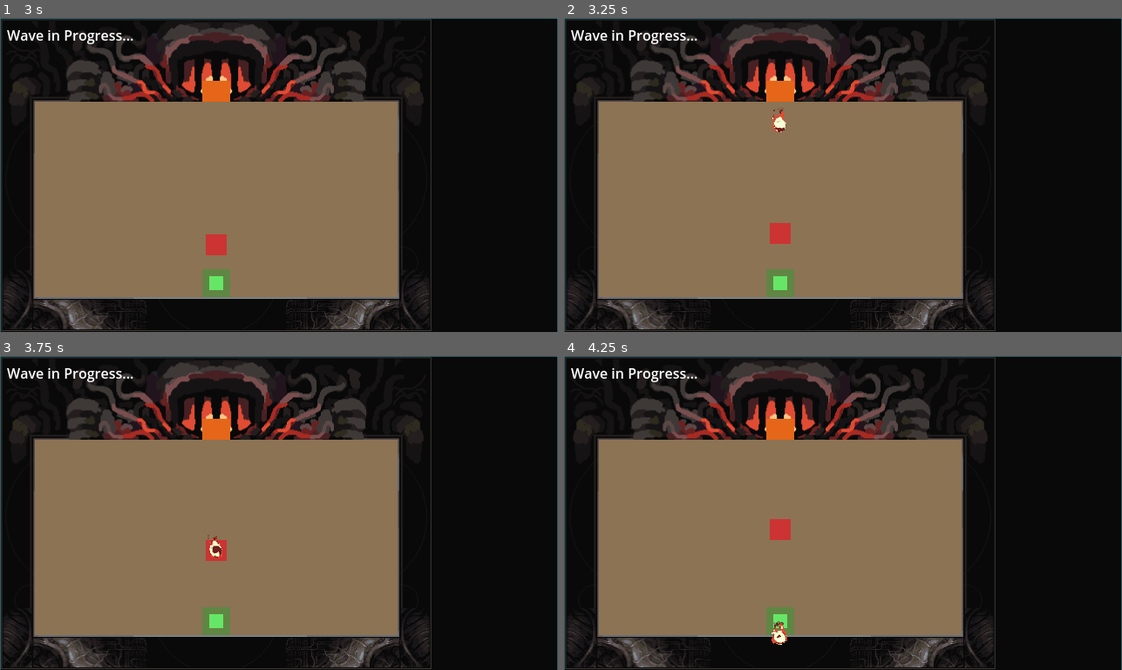
Above: before the commit, frames 1-4 (two rows, left to right).
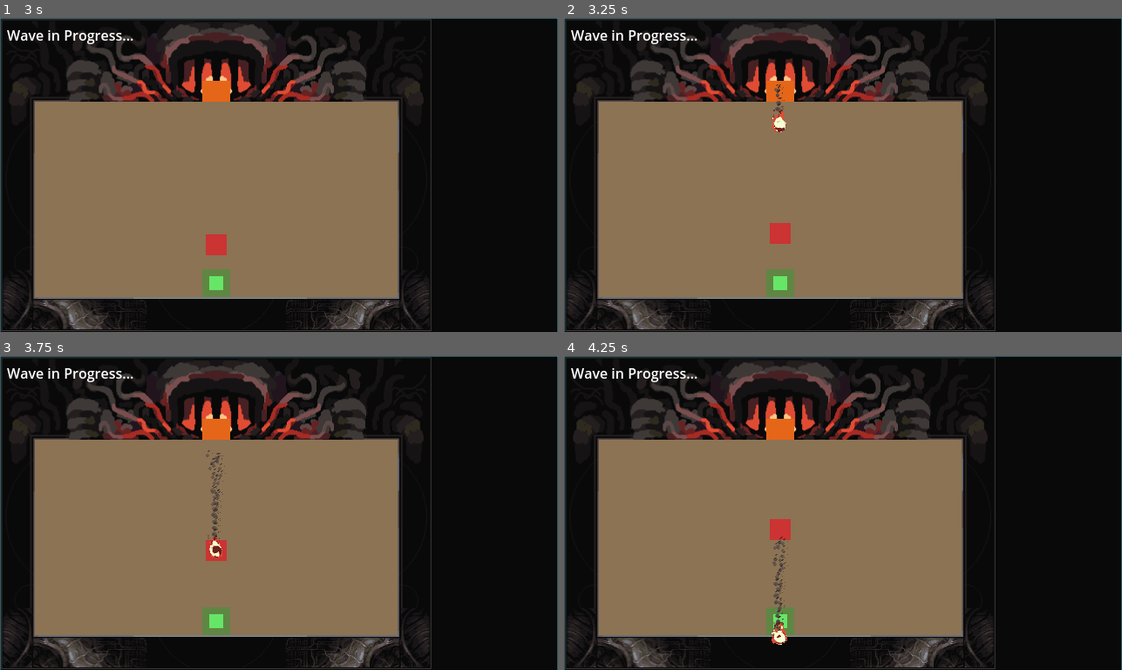
Above: after the commit, the same moments.

Repository: Arcane-Laboratory/Furnace
Game: Godot game, scene res://scenes/ui/title_screen.tscn
The game is run twice, just before and just after one commit, with the same random seed, the same clock (stepped at 60 frames per second) and the same inputs. Sound files missing from this copy of the repository are replaced by a short silence.
Inputs (mouse positions are in pixels of both pictures, inside the frame that each line leads up to):
- Up to frame 1 (3 s): tap Enter at 0.5 s; move the mouse to (401, 159) at 0.52 s; tap P at 0.6 s; click (401, 159) at 0.67 s; click "Start Game" at 1.25 s; click "Start" at 2 s; drag from (167, 190) to (217, 253) at 2.77 s
- Up to frame 2 (3.25 s): no input
- Up to frame 3 (3.75 s): move the mouse to (334, 443) at 3.52 s; tap P at 3.6 s; click (334, 443) at 3.67 s
- Up to frame 4 (4.25 s): no input

Frame 1 is identical in both runs. In frame 2, less than 0.1% of the frame differs, in the area x 37-40%, y 21-32%; in frame 3, 0.2%, in the area x 36-41%, y 30-59%; in frame 4, 0.2%.

Commit message:
Update smoke particle settings: constant scale, constant opacity, random 90-degree rotation
- Set scale_min and scale_max to 1.0 for constant particle size
- Removed color_ramp for constant opacity (no fade)
- Added Curve resource to quantize rotation to multiples of 90 degrees (0°, 90°, 180°, 270°)
- Set angular_velocity to 0 for no rotation after spawn

Diff:
--- a/godot/resources/levels/level_0.tres
+++ b/godot/resources/levels/level_0.tres
@@ -1,19 +1,15 @@
-[gd_resource type="Resource" script_class="LevelData" load_steps=5 format=3 uid="uid://debug_level_0"]
+[gd_resource type="Resource" script_class="LevelData" load_steps=5 format=3 uid="uid://dqmm3aga5hyk5"]
 
 [ext_resource type="Script" uid="uid://bbkvpakf3hhjq" path="res://scripts/resources/level_data.gd" id="1"]
 [ext_resource type="Script" uid="uid://oi70e4rojnys" path="res://scripts/resources/enemy_wave_entry.gd" id="2"]
 
 [sub_resource type="Resource" id="Resource_debug1"]
 script = ExtResource("2")
-enemy_type = 0
-spawn_point = 0
-delay = 0.0
 metadata/_custom_type_script = "uid://oi70e4rojnys"
 
 [sub_resource type="Resource" id="Resource_debug2"]
 script = ExtResource("2")
 enemy_type = 1
-spawn_point = 0
 delay = 3.0
 metadata/_custom_type_script = "uid://oi70e4rojnys"
 
@@ -23,11 +19,6 @@
 level_name = "Debug Level"
 starting_resources = 1000
 spawn_points = Array[Vector2i]([Vector2i(6, 6)])
-furnace_position = Vector2i(6, 0)
-terrain_blocked = Array[Vector2i]([])
-preset_walls = Array[Vector2i]([])
-preset_runes = Array[Dictionary]([])
 enemy_waves = Array[ExtResource("2")]([SubResource("Resource_debug1"), SubResource("Resource_debug2")])
-allowed_runes = Array[int]([])
+par_time_seconds = 999.0
 hint_text = "[DEBUG] Test level with all items unlocked and invincibility enabled."
-par_time_seconds = 999.0
--- a/godot/resources/levels/level_1.tres
+++ b/godot/resources/levels/level_1.tres
@@ -5,36 +5,23 @@
 
 [sub_resource type="Resource" id="Resource_sfdh2"]
 script = ExtResource("2")
-enemy_type = 0
-spawn_point = 0
-delay = 0.0
 metadata/_custom_type_script = "uid://oi70e4rojnys"
 
 [sub_resource type="Resource" id="Resource_yc005"]
 script = ExtResource("2")
 enemy_type = 1
-spawn_point = 0
 delay = 2.0
 metadata/_custom_type_script = "uid://oi70e4rojnys"
 
 [sub_resource type="Resource" id="Resource_117ja"]
 script = ExtResource("2")
-enemy_type = 0
-spawn_point = 0
 delay = 4.0
 metadata/_custom_type_script = "uid://oi70e4rojnys"
 
 [resource]
 script = ExtResource("1")
-level_number = 1
 level_name = "Tutorial"
-starting_resources = 100
 spawn_points = Array[Vector2i]([Vector2i(6, 6)])
-furnace_position = Vector2i(6, 0)
-terrain_blocked = Array[Vector2i]([])
-preset_walls = Array[Vector2i]([])
-preset_runes = Array[Dictionary]([])
 enemy_waves = Array[ExtResource("2")]([SubResource("Resource_sfdh2"), SubResource("Resource_yc005"), SubResource("Resource_117ja")])
+hint_text = "Welcome! Place redirect runes to guide the fireball. Rotate them during build phase to change direction."
 allowed_runes = Array[int]([0, 2])
-hint_text = "Welcome! Place redirect runes to guide the fireball. Rotate them during build phase to change direction."
-par_time_seconds = 60.0
--- a/godot/resources/levels/level_2.tres
+++ b/godot/resources/levels/level_2.tres
@@ -1,27 +1,30 @@
-[gd_resource type="Resource" script_class="LevelData" load_steps=5 format=3]
+[gd_resource type="Resource" script_class="LevelData" load_steps=7 format=3 uid="uid://djjk58wud71p3"]
 
-[ext_resource type="Script" path="res://scripts/resources/level_data.gd" id="1"]
-[ext_resource type="Script" path="res://scripts/resources/enemy_wave_entry.gd" id="2"]
+[ext_resource type="Script" uid="uid://bbkvpakf3hhjq" path="res://scripts/resources/level_data.gd" id="1"]
+[ext_resource type="Script" uid="uid://oi70e4rojnys" path="res://scripts/resources/enemy_wave_entry.gd" id="2"]
 
 [sub_resource type="EnemyWaveEntry" id="EnemyWaveEntry_1"]
+resource_local_to_scene = false
+resource_name = ""
 script = ExtResource("2")
-enemy_type = 0
-spawn_point = 0
-delay = 0.0
 
 [sub_resource type="EnemyWaveEntry" id="EnemyWaveEntry_2"]
+resource_local_to_scene = false
+resource_name = ""
 script = ExtResource("2")
 enemy_type = 1
-spawn_point = 0
 delay = 1.5
 
 [sub_resource type="EnemyWaveEntry" id="EnemyWaveEntry_3"]
+resource_local_to_scene = false
+resource_name = ""
 script = ExtResource("2")
-enemy_type = 0
 spawn_point = 1
 delay = 2.0
 
 [sub_resource type="EnemyWaveEntry" id="EnemyWaveEntry_4"]
+resource_local_to_scene = false
+resource_name = ""
 script = ExtResource("2")
 enemy_type = 1
 spawn_point = 1
@@ -32,12 +35,8 @@
 level_number = 2
 level_name = "Challenge"
 starting_resources = 120
-spawn_points = [Vector2i(3, 6), Vector2i(9, 6)]
-furnace_position = Vector2i(6, 0)
-terrain_blocked = []
-preset_walls = []
-preset_runes = []
-enemy_waves = [SubResource("EnemyWaveEntry_1"), SubResource("EnemyWaveEntry_2"), SubResource("EnemyWaveEntry_3"), SubResource("EnemyWaveEntry_4")]
-allowed_runes = [0, 2, 3]
+spawn_points = Array[Vector2i]([Vector2i(3, 6), Vector2i(9, 6)])
+enemy_waves = Array[ExtResource("2")]([SubResource("EnemyWaveEntry_1"), SubResource("EnemyWaveEntry_2"), SubResource("EnemyWaveEntry_3"), SubResource("EnemyWaveEntry_4")])
+par_time_seconds = 90.0
 hint_text = "Fast enemies move quickly! Use reflect runes to bounce the fireball back at them."
-par_time_seconds = 90.0
+allowed_runes = Array[int]([0, 2, 3])
--- a/godot/resources/levels/level_3.tres
+++ b/godot/resources/levels/level_3.tres
@@ -1,39 +1,46 @@
-[gd_resource type="Resource" script_class="LevelData" load_steps=7 format=3]
+[gd_resource type="Resource" script_class="LevelData" load_steps=9 format=3 uid="uid://rohtxj3yyt53"]
 
-[ext_resource type="Script" path="res://scripts/resources/level_data.gd" id="1"]
-[ext_resource type="Script" path="res://scripts/resources/enemy_wave_entry.gd" id="2"]
+[ext_resource type="Script" uid="uid://bbkvpakf3hhjq" path="res://scripts/resources/level_data.gd" id="1"]
+[ext_resource type="Script" uid="uid://oi70e4rojnys" path="res://scripts/resources/enemy_wave_entry.gd" id="2"]
 
 [sub_resource type="EnemyWaveEntry" id="EnemyWaveEntry_1"]
+resource_local_to_scene = false
+resource_name = ""
 script = ExtResource("2")
-enemy_type = 0
-spawn_point = 0
-delay = 0.0
 
 [sub_resource type="EnemyWaveEntry" id="EnemyWaveEntry_2"]
+resource_local_to_scene = false
+resource_name = ""
 script = ExtResource("2")
 enemy_type = 1
 spawn_point = 1
 delay = 1.0
 
 [sub_resource type="EnemyWaveEntry" id="EnemyWaveEntry_3"]
+resource_local_to_scene = false
+resource_name = ""
 script = ExtResource("2")
 enemy_type = 2
 spawn_point = 2
 delay = 2.0
 
 [sub_resource type="EnemyWaveEntry" id="EnemyWaveEntry_4"]
+resource_local_to_scene = false
+resource_name = ""
 script = ExtResource("2")
-enemy_type = 0
-spawn_point = 0
 delay = 3.0
 
 [sub_resource type="EnemyWaveEntry" id="EnemyWaveEntry_5"]
+resource_local_to_scene = false
+resource_name = ""
 script = ExtResource("2")
 enemy_type = 1
 spawn_point = 1
 delay = 4.0
 
 [sub_resource type="EnemyWaveEntry" id="EnemyWaveEntry_6"]
+resource_local_to_scene = false
+resource_name = ""
 script = ExtResource("2")
 enemy_type = 2
 spawn_point = 2
@@ -44,12 +51,8 @@
 level_number = 3
 level_name = "Expert"
 starting_resources = 150
-spawn_points = [Vector2i(2, 6), Vector2i(6, 6), Vector2i(10, 6)]
-furnace_position = Vector2i(6, 0)
-terrain_blocked = []
-preset_walls = []
-preset_runes = []
-enemy_waves = [SubResource("EnemyWaveEntry_1"), SubResource("EnemyWaveEntry_2"), SubResource("EnemyWaveEntry_3"), SubResource("EnemyWaveEntry_4"), SubResource("EnemyWaveEntry_5"), SubResource("EnemyWaveEntry_6")]
-allowed_runes = [0, 2, 3, 4, 5]
+spawn_points = Array[Vector2i]([Vector2i(2, 6), Vector2i(6, 6), Vector2i(10, 6)])
+enemy_waves = Array[ExtResource("2")]([SubResource("EnemyWaveEntry_1"), SubResource("EnemyWaveEntry_2"), SubResource("EnemyWaveEntry_3"), SubResource("EnemyWaveEntry_4"), SubResource("EnemyWaveEntry_5"), SubResource("EnemyWaveEntry_6")])
+par_time_seconds = 120.0
 hint_text = "Tank enemies have high health. Use explosive runes to deal area damage, or acceleration runes to speed up your fireball!"
-par_time_seconds = 120.0
+allowed_runes = Array[int]([0, 2, 3, 4, 5])
--- a/godot/scenes/entities/fireball.tscn
+++ b/godot/scenes/entities/fireball.tscn
@@ -1,8 +1,27 @@
-[gd_scene load_steps=12 format=3 uid="uid://fireball"]
+[gd_scene load_steps=14 format=3 uid="uid://fireball"]
 
-[ext_resource type="Script" path="res://scripts/entities/fireball.gd" id="1_fireball"]
+[ext_resource type="Script" uid="uid://dk1qvnk8g8bku" path="res://scripts/entities/fireball.gd" id="1_fireball"]
 [ext_resource type="Texture2D" uid="uid://dtekhosid5ju4" path="res://assets/sprites/fireball.png" id="2_fireball"]
-[ext_resource type="Texture2D" path="res://assets/sprites/particle-cluster.png" id="3_smoke"]
+[ext_resource type="Texture2D" uid="uid://byhmt67gybk2i" path="res://assets/sprites/particle-cluster.png" id="3_smoke"]
+
+[sub_resource type="Curve" id="Curve_rotation_90deg"]
+_data = {
+"points": PackedFloat32Array(0, 0, 0.249, 0, 0.25, 90, 0.499, 90, 0.5, 180, 0.749, 180, 0.75, 270, 0.999, 270, 1, 360)
+}
+
+[sub_resource type="ParticleProcessMaterial" id="ParticleProcessMaterial_smoke"]
+angle_min = 0.0
+angle_max = 360.0
+angle_curve = SubResource("Curve_rotation_90deg")
+direction = Vector3(0, 1, 0)
+initial_velocity_min = 10.0
+initial_velocity_max = 30.0
+gravity = Vector3(0, -20, 0)
+scale_min = 1.0
+scale_max = 1.0
+color = Color(0.8, 0.8, 0.8, 0.6)
+angular_velocity_min = 0.0
+angular_velocity_max = 0.0
 
 [sub_resource type="AtlasTexture" id="AtlasTexture_frame0"]
 atlas = ExtResource("2_fireball")
@@ -34,44 +53,44 @@
 
 [sub_resource type="SpriteFrames" id="SpriteFrames_fireball"]
 animations = [{
-"frames": [SubResource("AtlasTexture_frame0"), SubResource("AtlasTexture_frame1"), SubResource("AtlasTexture_frame2"), SubResource("AtlasTexture_frame3"), SubResource("AtlasTexture_frame4"), SubResource("AtlasTexture_frame5"), SubResource("AtlasTexture_frame6")],
+"frames": [{
+"duration": 1.0,
+"texture": SubResource("AtlasTexture_frame0")
+}, {
+"duration": 1.0,
+"texture": SubResource("AtlasTexture_frame1")
+}, {
+"duration": 1.0,
+"texture": SubResource("AtlasTexture_frame2")
+}, {
+"duration": 1.0,
+"texture": SubResource("AtlasTexture_frame3")
+}, {
+"duration": 1.0,
+"texture": SubResource("AtlasTexture_frame4")
+}, {
+"duration": 1.0,
+"texture": SubResource("AtlasTexture_frame5")
+}, {
+"duration": 1.0,
+"texture": SubResource("AtlasTexture_frame6")
+}],
 "loop": true,
-"name": "default",
+"name": &"default",
 "speed": 20.0
 }]
-
-[sub_resource type="Gradient" id="Gradient_fireball_smoke"]
-colors = PackedColorArray(0.8, 0.8, 0.8, 0.8, 0.6, 0.6, 0.6, 0.4, 0.4, 0.4, 0.4, 0.0)
-
-[sub_resource type="ParticleProcessMaterial" id="ParticleProcessMaterial_smoke"]
-direction = Vector3(0, 1, 0)
-initial_velocity_min = 10.0
-initial_velocity_max = 30.0
-gravity = Vector3(0, -20, 0)
-scale_min = 0.5
-scale_max = 1.0
-color = Color(0.8, 0.8, 0.8, 0.6)
-color_ramp = SubResource("Gradient_fireball_smoke")
 
 [node name="Fireball" type="Node2D"]
 script = ExtResource("1_fireball")
 
+[node name="SmokeParticles" type="GPUParticles2D" parent="."]
+amount = 50
+texture = ExtResource("3_smoke")
+lifetime = 0.5
+process_material = SubResource("ParticleProcessMaterial_smoke")
+
 [node name="AnimatedSprite2D" type="AnimatedSprite2D" parent="."]
-centered = true
-offset = Vector2(0, 0)
 sprite_frames = SubResource("SpriteFrames_fireball")
-animation = "default"
-playing = true
-
-[node name="SmokeParticles" type="GPUParticles2D" parent="."]
-offset = Vector2(0, 0)
-texture = ExtResource("3_smoke")
-emitting = false
-amount = 50
-lifetime = 0.5
-one_shot = false
-preprocess = 0.0
-process_material = SubResource("ParticleProcessMaterial_smoke")
 
 [node name="FireballVisual" type="ColorRect" parent="."]
 visible = false
Binary file changed: godot/assets/sprites/particle-cluster.png
